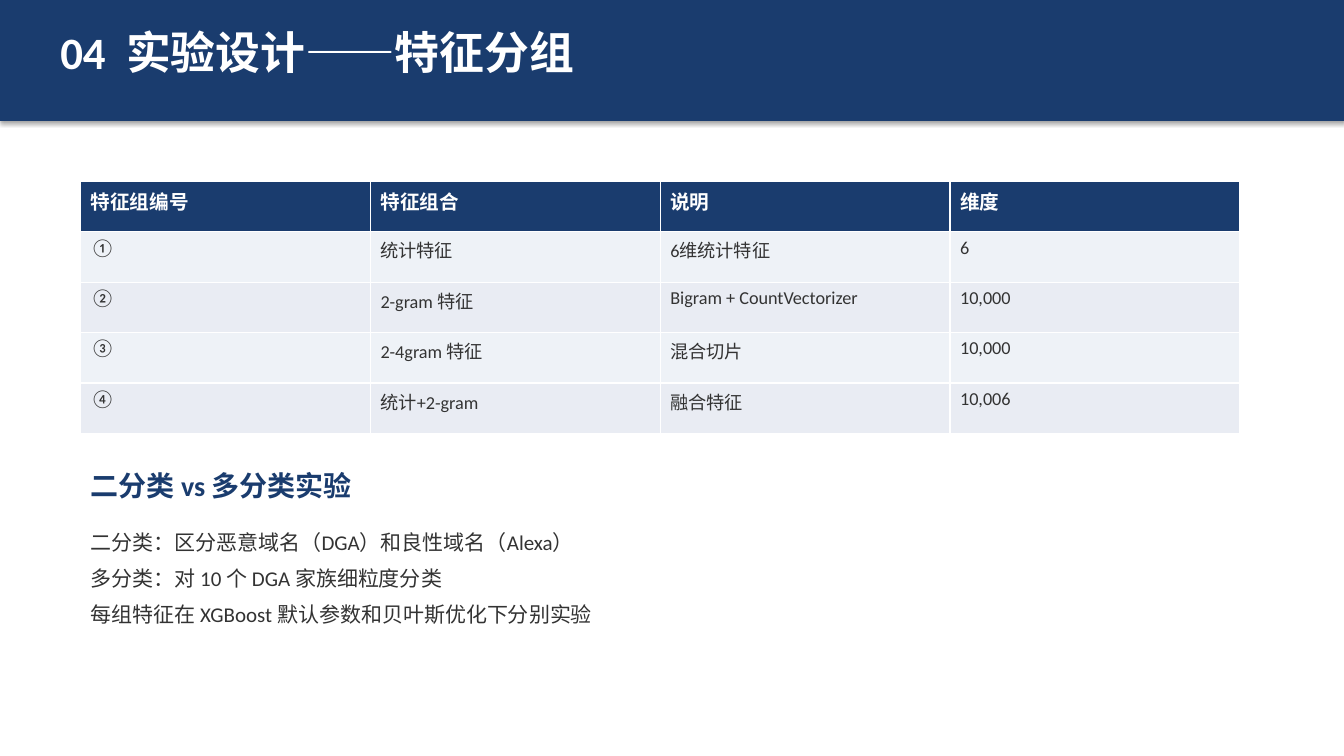
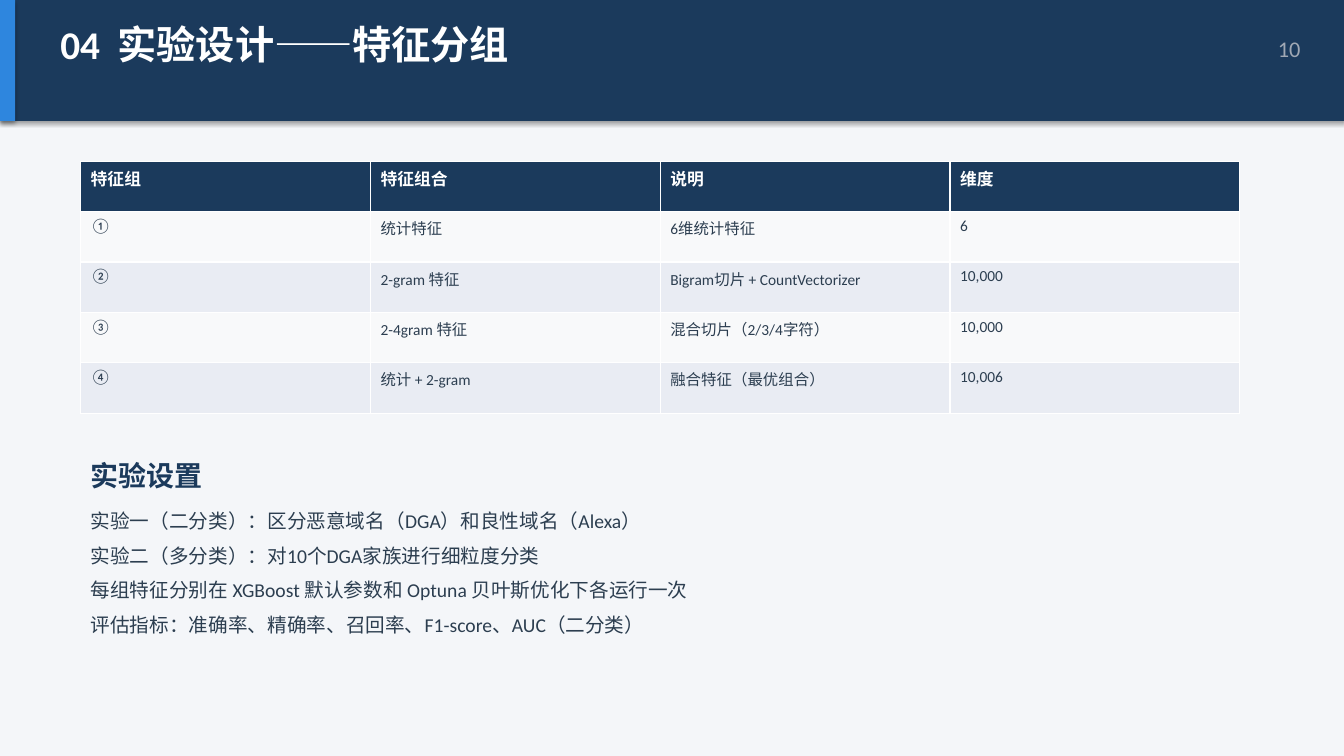
Before and after one commit to sweeete/Cloud-Security-Study, a slide deck: slide 9 of Graduation-Project/毕业答辩PPT.pptx (slide 6 before the commit). Drawn at 1344x756 pixels with LibreOffice and Linux fonts; fonts in the diff are those of the drawing. Boxes give left, top, right and bottom in pixels: in the first picture for what was removed or moved away, otherwise in the second. Text is boxed around its words. In the diff, an @@ line names an element or a change of style, - is before the commit and + after.

Commit message:
feat: 优化毕业答辩PPT（16页专业排版）+ 答辩稿
- 深色封面+浅色正文配色方案
- 16:9宽屏比例，13.33x7.5英寸
- 统一顶部标题栏+页码
- 表格带高亮行/交替色
- 卡片式布局，信息分层清晰

```diff
--- a/Graduation-Project/毕业答辩PPT.pptx
+++ b/Graduation-Project/毕业答辩PPT.pptx
@@ background #FFFFFF to #F4F6F9 @@
@@ rectangle at box(0, 0, 1344, 121): fill #1A3C6E to #1B3A5C @@
@@ rectangle added at box(0, 0, 15, 121), fill #2E86DE @@
@@ text "04 实验设计——特征分组" at box(60, 25, 510, 63): size 32 to 28 pt @@
@@ text added at box(1278, 42, 1301, 57), 16 pt, text #A0A8B4 @@
+10
@@ table at box(81, 161, 1242, 413) @@
-row 1, column 1: 特征组编号
+row 1, column 1: 特征组
-row 3, column 3: Bigram + CountVectorizer
+row 3, column 3: Bigram切片 + CountVectorizer
-row 4, column 3: 混合切片
+row 4, column 3: 混合切片（2/3/4字符）
-row 5, column 2: 统计+2-gram
+row 5, column 2: 统计 + 2-gram
-row 5, column 3: 融合特征
+row 5, column 3: 融合特征（最优组合）
@@ fill #1A3C6E to #1B3A5C in row 1 @@
@@ fill #EEF2F7 to #F8F9FA in 8 cells @@
@@ size 14 to 12 pt in "特征组合", "说明", "维度" @@
@@ size 13 to 11 pt, text colour #333333 to #2C3E50 in "①", "统计特征", "6维统计特征", "6" and 8 more places @@
@@ table: place and size @@
-table at box(81, 181, 1242, 434)
+table at box(81, 161, 1242, 413)
@@ text at box(91, 462, 203, 489): text changed; text colour #1A3C6E to #1B3A5C @@
-二分类 vs 多分类实验
+实验设置
@@ text at box(91, 511, 687, 634): text changed; size 15 to 14 pt; text colour #333333 to #2C3E50 @@
-二分类：区分恶意域名（DGA）和良性域名（Alexa）
-多分类：对 10 个 DGA 家族细粒度分类
-每组特征在 XGBoost 默认参数和贝叶斯优化下分别实验
+实验一（二分类）：区分恶意域名（DGA）和良性域名（Alexa）
+实验二（多分类）：对10个DGA家族进行细粒度分类
+每组特征分别在 XGBoost 默认参数和 Optuna 贝叶斯优化下各运行一次
+评估指标：准确率、精确率、召回率、F1-score、AUC（二分类）
```
Also in this commit, not shown: 13 other slides changed, 2 slides added, 4 slides removed, 1 other file.
